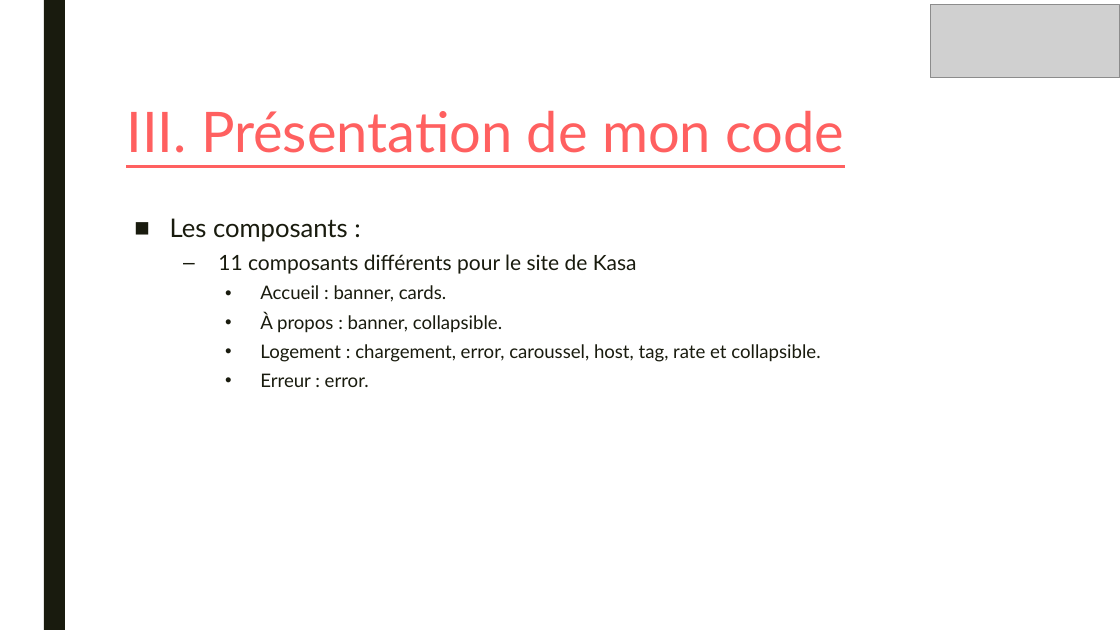
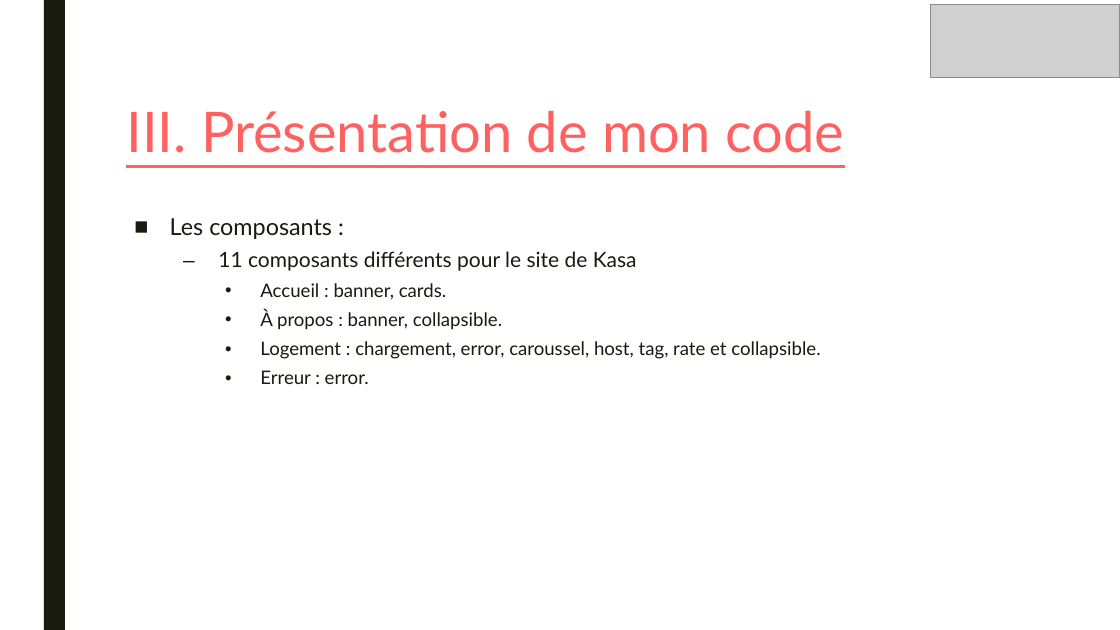
Before and after one commit to mathc28/Kasa, a slide deck: slide 15 of Soutenance/PrésentationP8.pptx. Drawn at 1120x630 pixels with LibreOffice and Linux fonts; fonts in the diff are those of the drawing; grey boxes stand for pictures. Boxes give left, top, right and bottom in pixels: in the first picture for what was removed or moved away, otherwise in the second. Text is boxed around its words. In the diff, an @@ line names an element or a change of style, - is before the commit and + after.

```diff
--- a/Soutenance/PrésentationP8.pptx
+++ b/Soutenance/PrésentationP8.pptx
@@ text at (170,218,332,239): size 22 to 20 pt in "Les composants :" @@
```
Also in this commit, not shown: 6 other slides changed, 21 other files.
